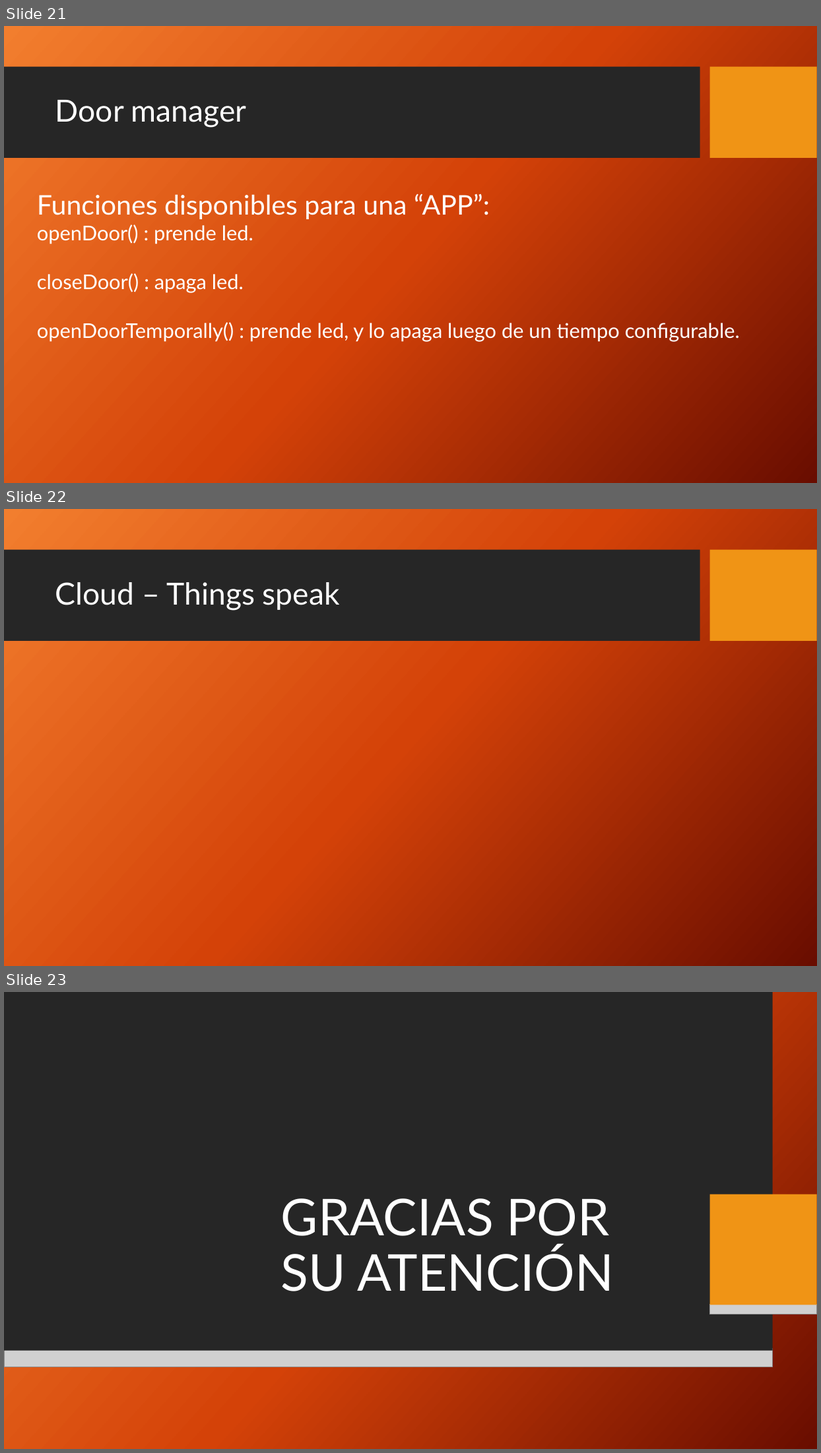
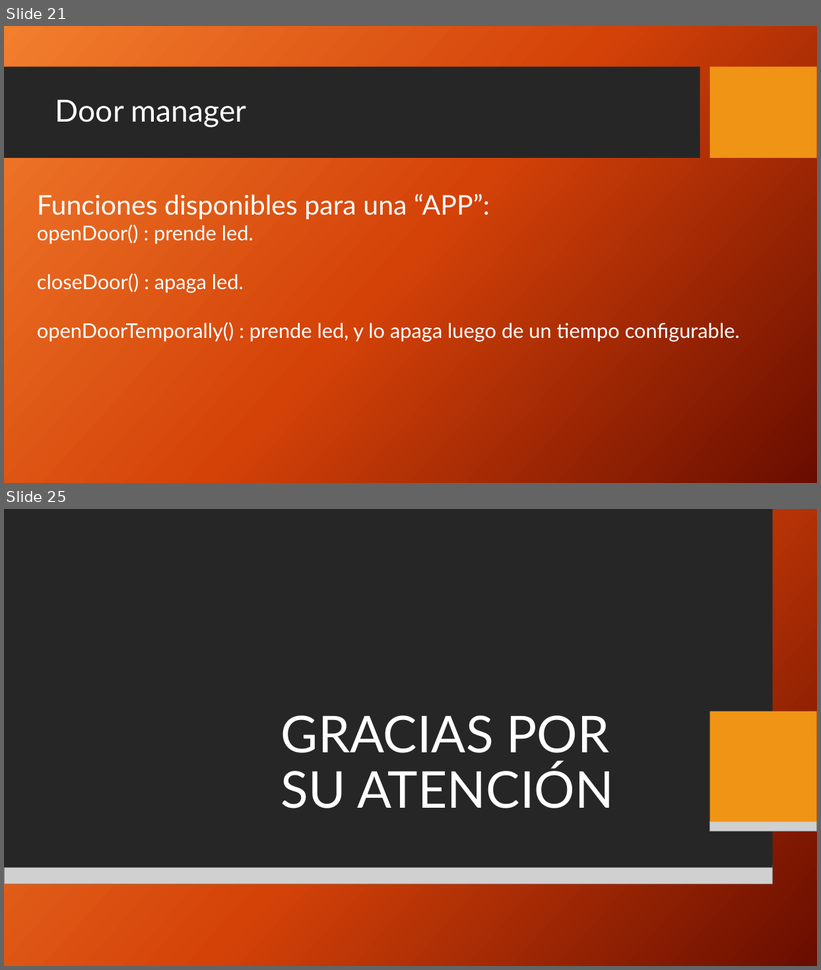
Before and after one commit to mlarroque/TP4-LABmicros, a slide deck: projectsTP4/PPT/Control de Acceso + RTOS + CLOUD.pptx. Shown one above the other, each under a label of ours: slides 21, 22 and 23 before the commit, slides 21 and 25 after it; the slides between them are not shown. The pictures are 821x1453 and 821x970 pixels, drawn with LibreOffice and Linux fonts; fonts in the diff are those of the drawing; grey boxes stand for pictures; background and template pictures are left out. Boxes give left, top, right and bottom in pixels: in the first picture for what was removed or moved away, otherwise in the second. Text is boxed around its words. In the diff, an @@ line names an element or a change of style, - is before the commit and + after.

```diff
--- a/projectsTP4/PPT/Control de Acceso + RTOS + CLOUD.pptx
+++ b/projectsTP4/PPT/Control de Acceso + RTOS + CLOUD.pptx
@@ slide 22 removed at [4, 509, 817, 966], background picture (left out); not listed: 2 template elements that a slide beside it also shows @@
@@ title removed at [55, 582, 340, 611] @@
-Cloud – Things speak
@@ what was slide 23 is now slide 25 @@
```
Also in this commit, not shown: 3 slides added, 4 other files.
